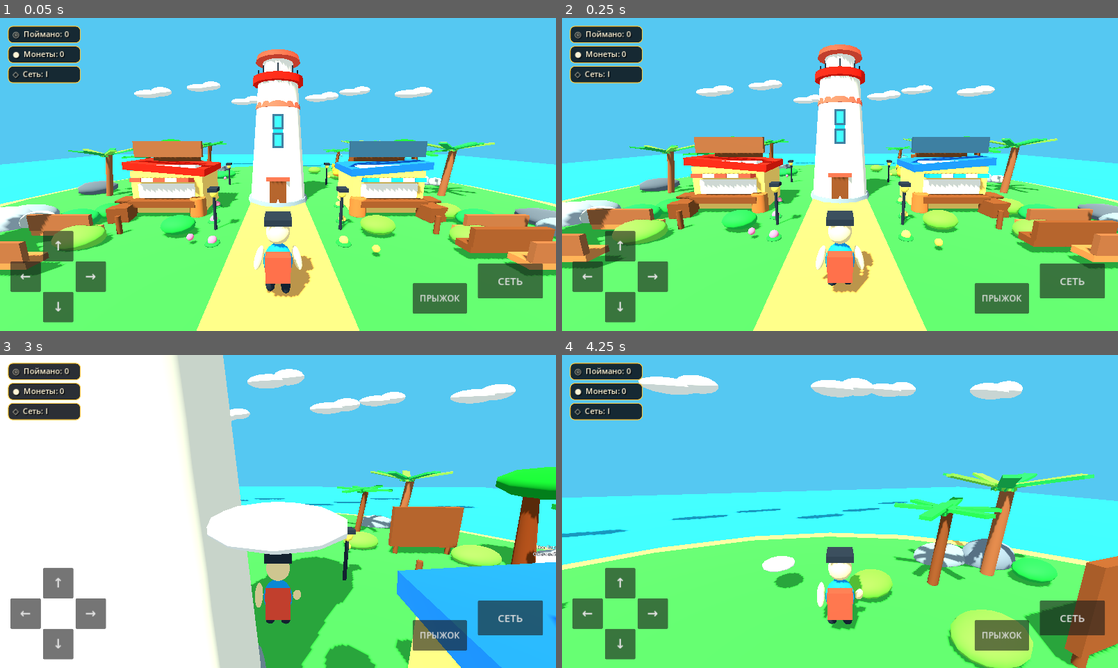
Above: before the commit, frames 1-4 (two rows, left to right).
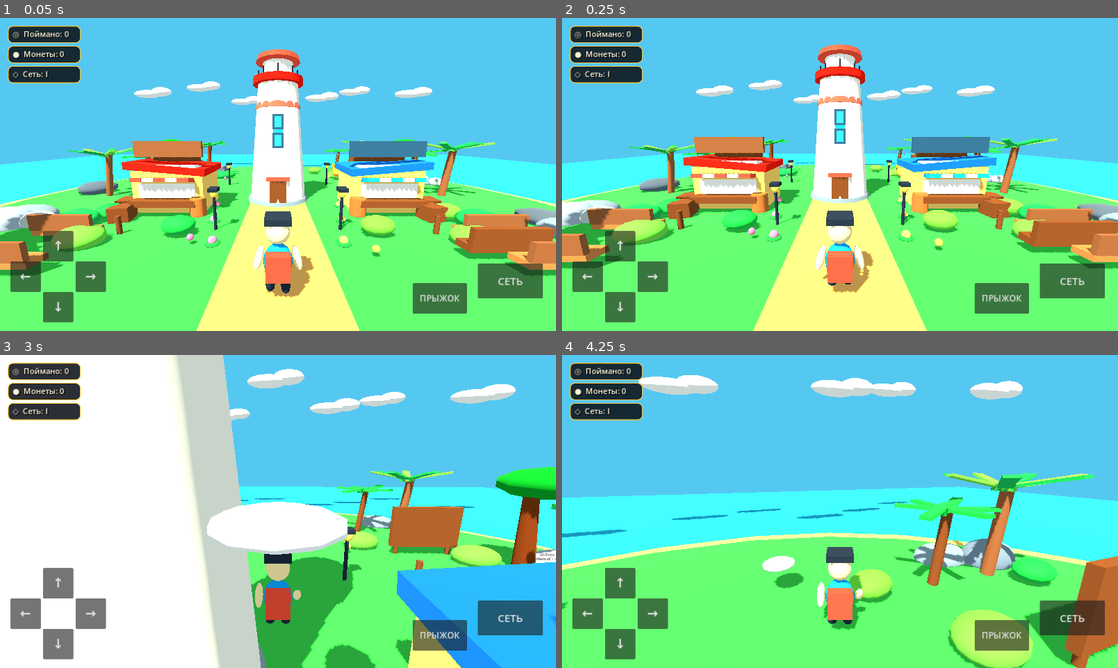
Above: after the commit, the same moments.

Repository: ksotik22/Catch-a-Mutant
Game: Godot game, scene res://scenes/main.tscn
Same seed, same stepped clock (60 frames per second), same inputs: the game is played once before the commit and once after it.
Inputs (mouse positions are in pixels of both pictures, inside the frame that each line leads up to):
- Up to frame 1 (0.05 s): no input
- Up to frame 2 (0.25 s): no input
- Up to frame 3 (3 s): move the mouse to (305, 511) at 0.52 s; hold E 0.53-1.28 s; hold W from 0.53 s (still down); click (305, 511) at 0.67 s; tap Space at 0.77, 1.52 s; move the mouse to (250, 511) at 1.27 s; tap E at 1.35, 2.85 s; move the mouse to (289, 505) at 2.02 s; hold E 2.03-2.78 s; move the mouse to (272, 517) at 2.77 s; click (272, 517) at 2.92 s
- Up to frame 4 (4.25 s): keep holding W; tap Space at 3.02, 3.77 s; move the mouse to (878, 514) at 3.52 s; hold E from 3.53 s (still down)

The runs differ from the first frame. In frame 1, less than 0.1% of the frame differs, in the area x 60-62%, y 43-45%; in frame 2, less than 0.1%; in frame 3, less than 0.1%, in the area x 95-100%, y 60-66%; in frame 4, nothing differs.

Commit message:
Improve mutant labels and catch forgiveness

Diff:
--- a/scripts/creature.gd
+++ b/scripts/creature.gd
@@ -18,9 +18,20 @@
     collision_layer = 4
     collision_mask = 1
     origin = global_position
+    _upgrade_collision()
     _ensure_name_label()
     _roll_rarity()
     _pick_target()
+
+func _upgrade_collision() -> void:
+    # Also enlarges the original Cat Loaf hitbox from main.tscn.
+    var collision := get_node_or_null("Collision") as CollisionShape3D
+    if collision != null:
+        var shape := CapsuleShape3D.new()
+        shape.radius = 1.05
+        shape.height = 2.25
+        collision.shape = shape
+        collision.position.y = 0.75
 
 func _ensure_name_label() -> void:
     for child in get_children():
@@ -29,12 +40,12 @@
             break
     if name_label == null:
         name_label = Label3D.new()
-        name_label.position = Vector3(0, 2.0, 0)
-        name_label.billboard = BaseMaterial3D.BILLBOARD_ENABLED
-        name_label.no_depth_test = false
-        name_label.fixed_size = false
-        name_label.pixel_size = 0.0045
         add_child(name_label)
+    name_label.position = Vector3(0, 2.15, 0)
+    name_label.billboard = BaseMaterial3D.BILLBOARD_ENABLED
+    name_label.no_depth_test = false
+    name_label.fixed_size = false
+    name_label.pixel_size = 0.0032
 
 func _roll_rarity() -> void:
     var roll := randf() * 100.0
@@ -63,13 +74,12 @@
 func _update_name_label() -> void:
     if name_label == null:
         return
-    name_label.text = "%s\n%s  x%d" % [creature_name, rarity_name, rarity_multiplier]
+    name_label.text = "%s\n%s  •  x%d" % [creature_name, rarity_name, rarity_multiplier]
     name_label.modulate = rarity_color
-    name_label.font_size = 28
-    name_label.outline_modulate = Color("20242b")
-    name_label.outline_size = 5
-    name_label.fixed_size = false
-    name_label.pixel_size = 0.0045
+    name_label.font_size = 24
+    name_label.outline_modulate = Color("161b22")
+    name_label.outline_size = 4
+    name_label.pixel_size = 0.0032
 
 func can_be_caught(net_level: int) -> bool:
     return net_level >= required_net_level and not caught
